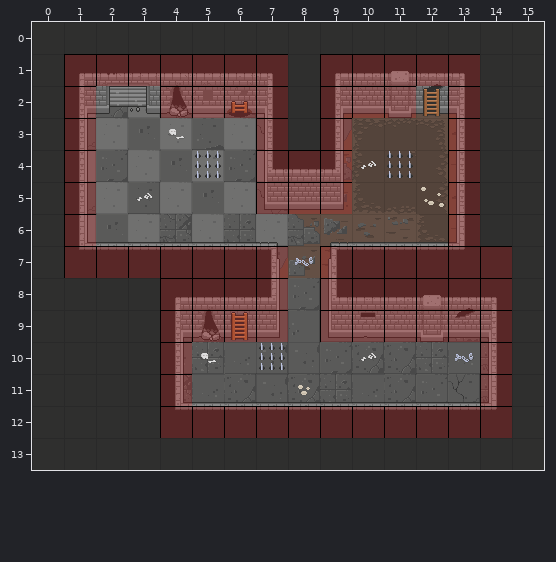
Two versions of a level (Tiled map, Torchase/Resources/Maptest/gamemap.tmx). That is the earlier state.
Cells are 32x32 px. Shown: x 0..15, y 0..13.
And afterwards:
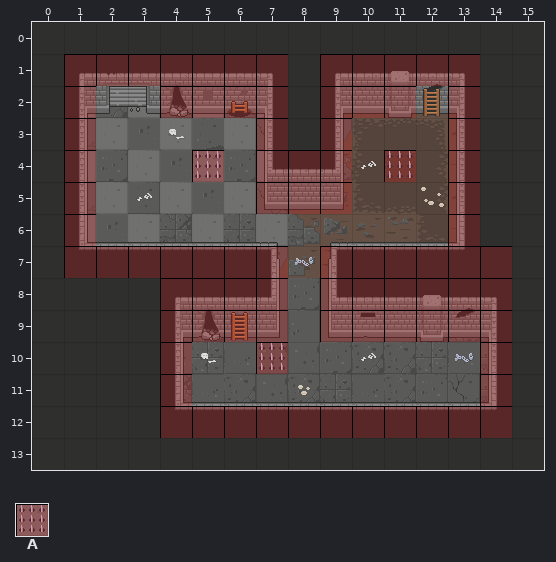
Key: from "meta_tiles": A 0.
_ is an empty cell.
Tiles of an added or newly shown layer are drawn over the layers below it.
See-through tiles are keyed as they look on the map.
The commit says: + add create trap colison
Difference:
Layer "Trap" (added):
Tile A now appears in row 4 at x 5 and 11; in row 10 at x 7.
Where, in picture pixels (left, top, right, bottom), the same in both pictures:
added: (192, 150, 224, 182)
added: (384, 150, 416, 182)
added: (256, 342, 288, 374)
